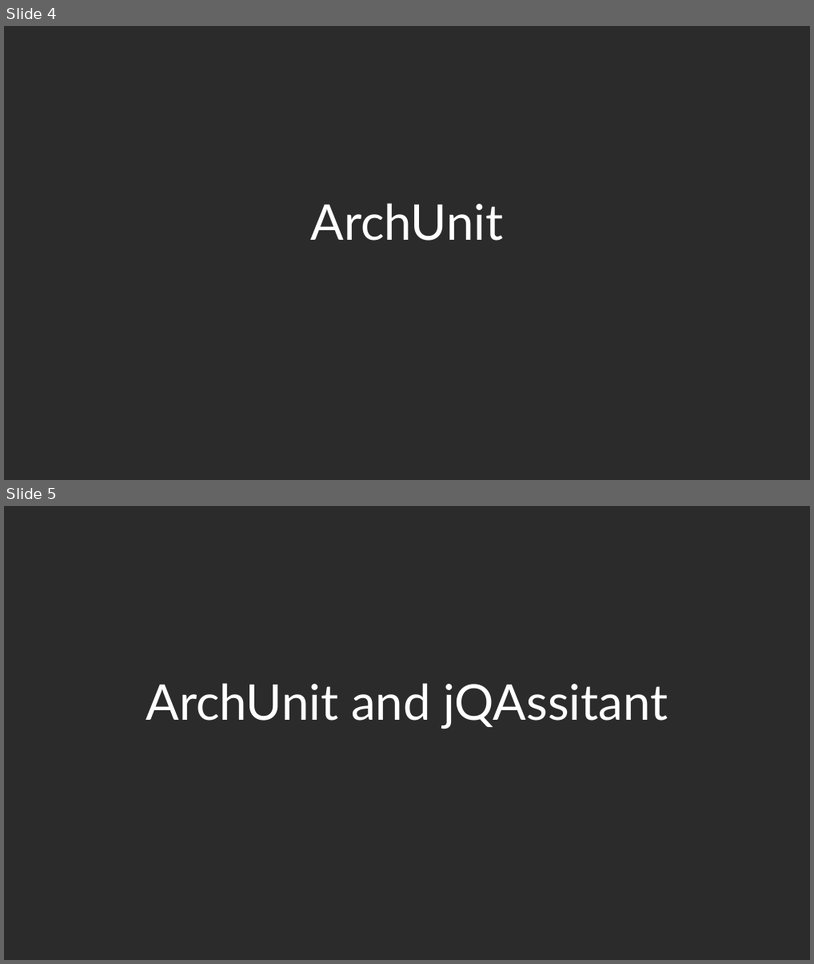
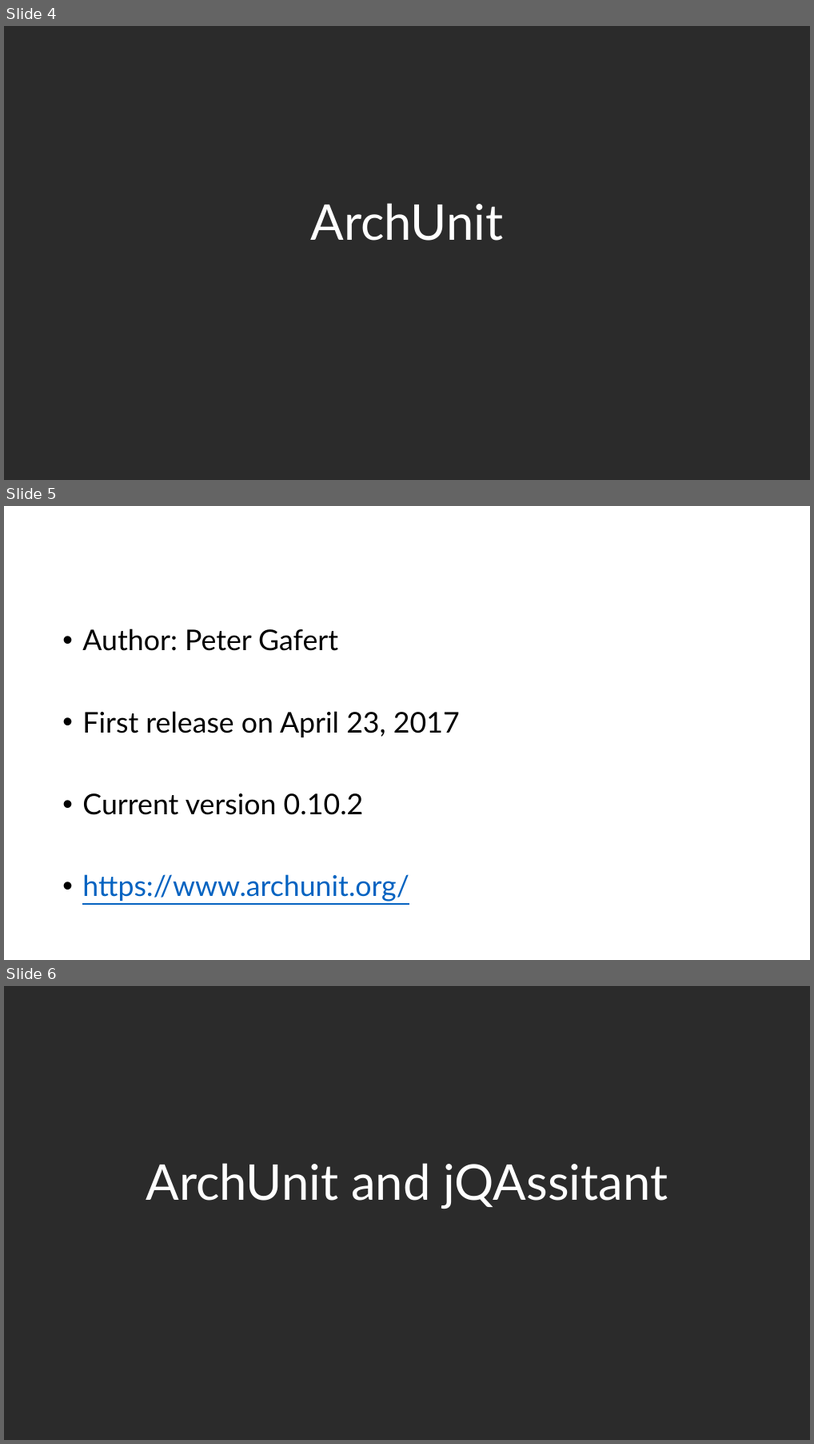
Before and after one commit to JonathanOhara/archunit-presentation, a slide deck: ArchUnit.pptx. Shown one above the other, each under a label of ours: slides 4 and 5 before the commit, slides 4, 5 and 6 after it. The pictures are 814x964 and 814x1444 pixels, drawn with LibreOffice and Linux fonts; fonts in the diff are those of the drawing; background and template pictures are left out; a plain dark background stands for a picture behind light text. Boxes give left, top, right and bottom in pixels: in the first picture for what was removed or moved away, otherwise in the second. Text is boxed around its words. In the diff, an @@ line names an element or a change of style, - is before the commit and + after.

```diff
--- a/ArchUnit.pptx
+++ b/ArchUnit.pptx
@@ slide 5 added at box(4, 506, 810, 960), background #FFFFFF @@
@@ text added at box(94, 510, 790, 570), 44 pt, text #FFFFFF @@
+ArchUnit
@@ page number added at box(622, 587, 803, 612), 22 pt, text #FFFFFF @@
+5
@@ text added at box(82, 629, 460, 901), 51 pt, text #000000 @@
+• Author: Peter Gafert
+• First release on April 23, 2017
+• Current version 0.10.2
+• https://www.archunit.org/
@@ title added at box(90, 628, 169, 651), 44 pt, text #FFFFFF @@
+Header
@@ what was slide 5 is now slide 6 @@
```
Also in this commit, not shown: 1 other slide added, 7 other files.
